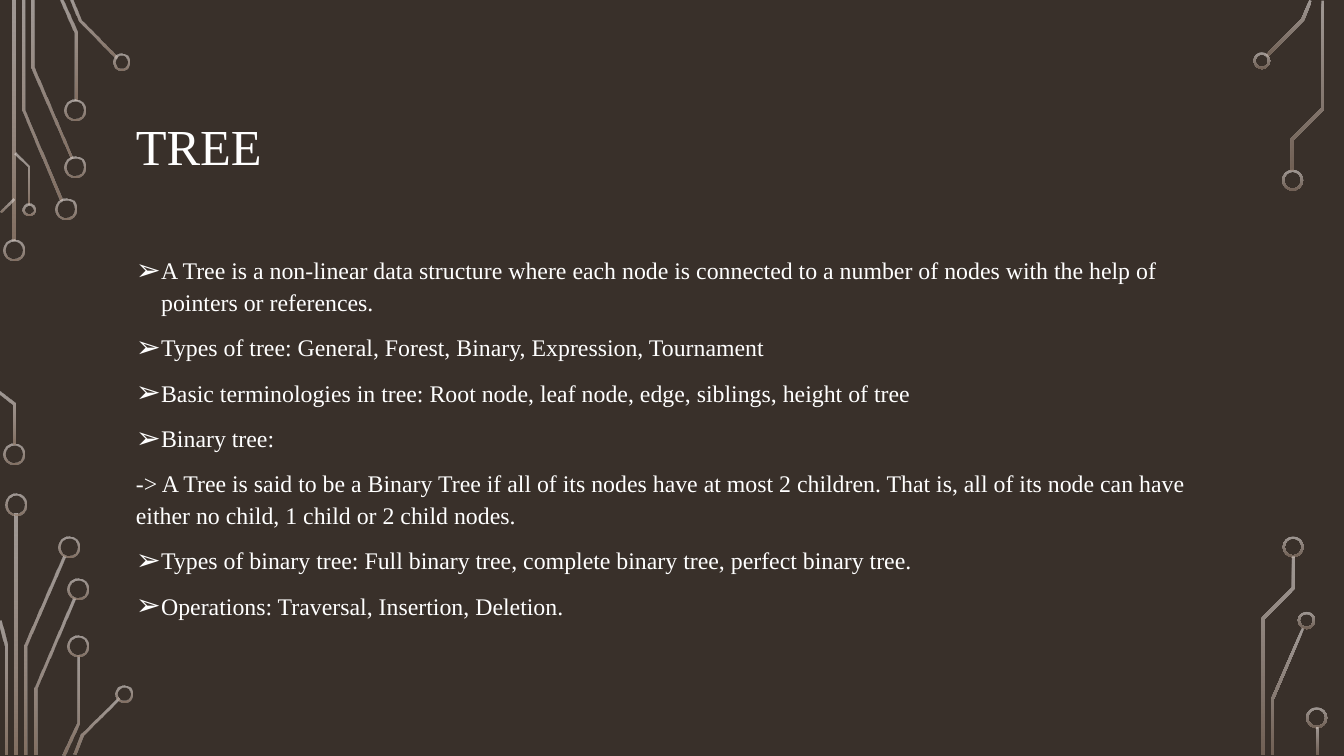
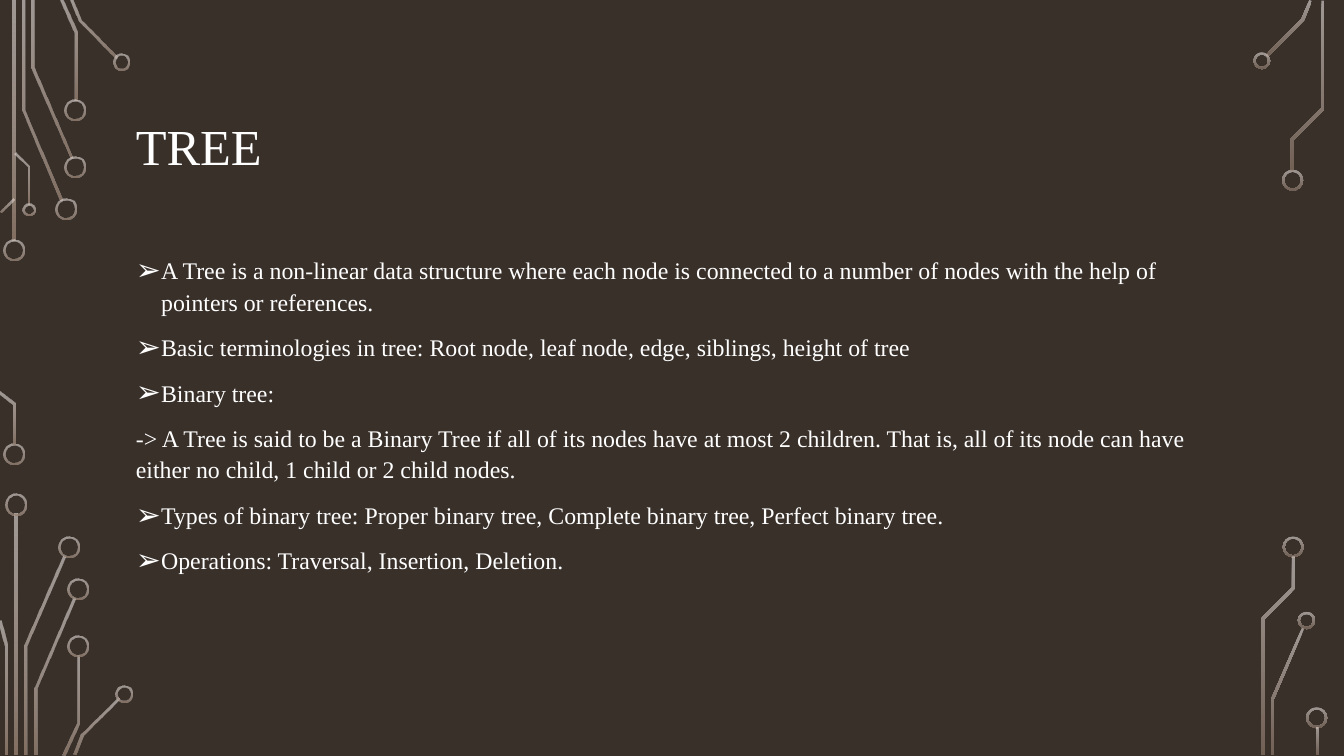
Before and after one commit to lakshmireddy999/Boggle-Game-Solver, a slide deck: slide 19 of project/summer training ppt.pptx (slide 18 before the commit). Drawn at 1344x756 pixels with LibreOffice and Linux fonts; fonts in the diff are those of the drawing. Boxes give left, top, right and bottom in pixels: in the first picture for what was removed or moved away, otherwise in the second. Text is boxed around its words. In the diff, an @@ line names an element or a change of style, - is before the commit and + after.

```diff
--- a/project/summer training ppt.pptx
+++ b/project/summer training ppt.pptx
@@ text at (161,339,764,361): paragraph removed @@
-➢ Types of tree: General, Forest, Binary, Expression, Tournament
@@ text at (161,507,944,529): text changed @@
-➢ Types of binary tree: Full binary tree, complete binary tree, perfect binary tree.
+➢ Types of binary tree: Proper binary tree, Complete binary tree, Perfect binary tree.
```
Also in this commit, not shown: 2 other slides changed, 2 slides added, 1 other file.
